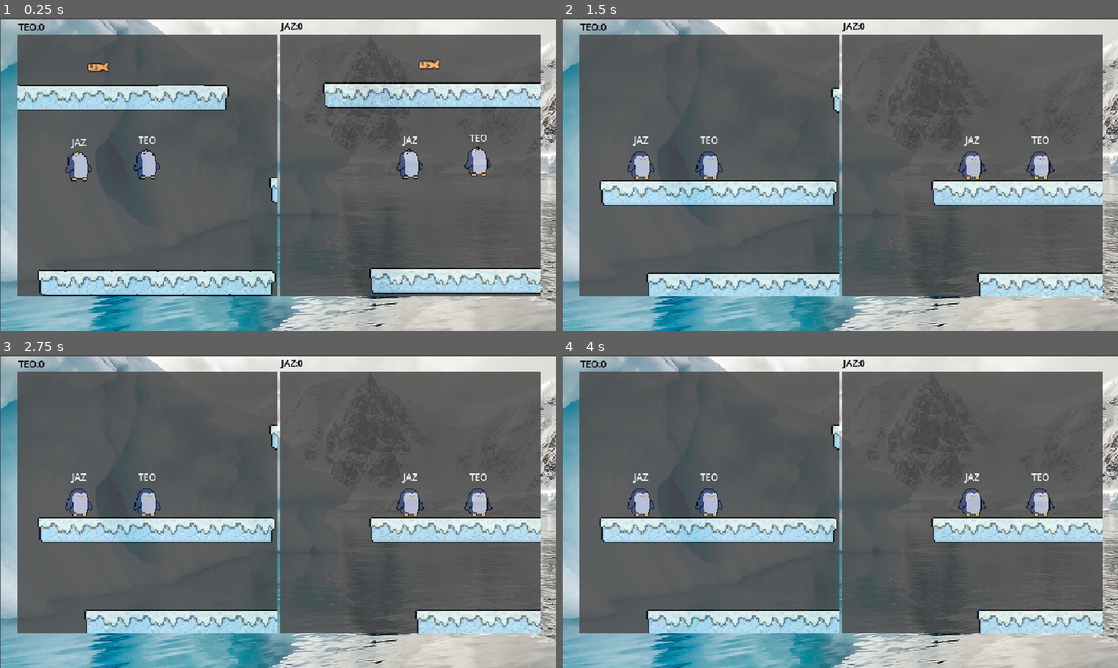
Above: before the commit, frames 1-4 (two rows, left to right).
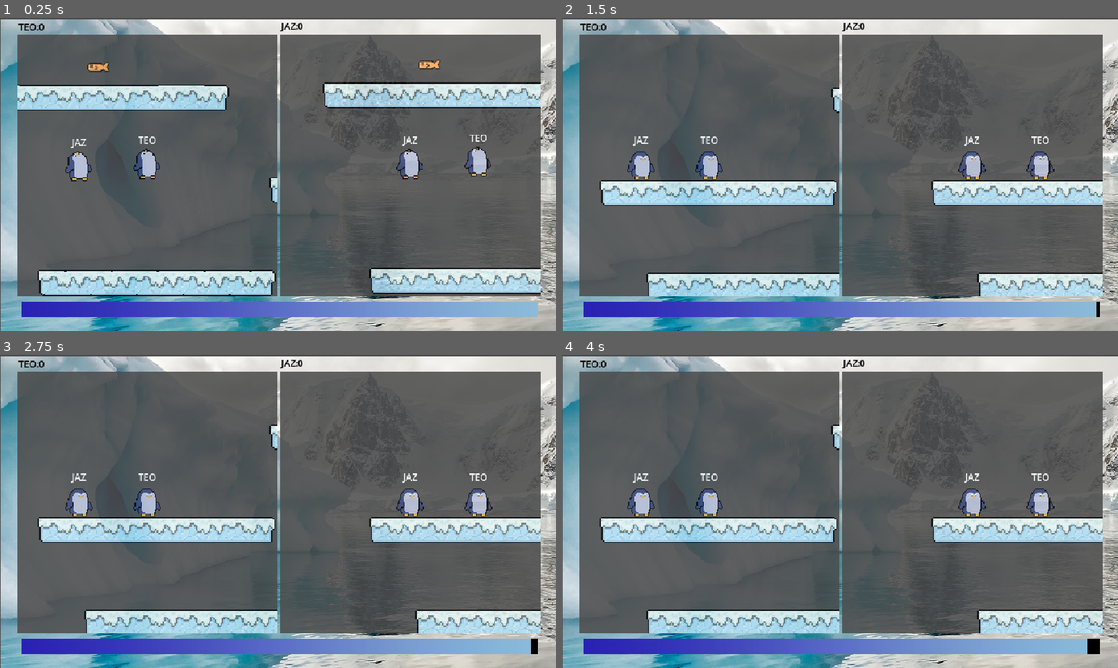
Above: after the commit, the same moments.

Repository: TeoSapo/InsanePenguins
Game: Godot game, scene res://Escenas/Nivel1.tscn
The game is run twice, just before and just after one commit, with the same random seed, the same clock (stepped at 60 frames per second) and the same inputs.
Inputs:
- Up to frame 1 (0.25 s): no input
- Up to frame 2 (1.5 s): tap Enter at 1.25 s
- Up to frame 3 (2.75 s): tap Space at 2 s
- Up to frame 4 (4 s): tap Enter at 2.75 s; tap Space at 3.5 s

The runs differ from the first frame. In frame 1, 4.5% of the frame differs, in the area x 3-97%, y 90-96%; in frame 2, 4.5%; in frame 3, 4.5%; in frame 4, 4.5%.

Commit message:
agregado Timer
timer

Diff:
--- a/Escenas/Nivel1.tscn
+++ b/Escenas/Nivel1.tscn
@@ -2,11 +2,15 @@
 
 [ext_resource type="Script" uid="uid://p01d0v16yepg" path="res://Scripts/Nivel1.gd" id="1_5v3ay"]
 [ext_resource type="Texture2D" uid="uid://b607kb361my65" path="res://Assets/Imagenes/Fondo.jpg" id="2_nl0sm"]
+[ext_resource type="PackedScene" uid="uid://becljr1j33h6g" path="res://Escenas/tiempo.tscn" id="2_xs5ry"]
 [ext_resource type="PackedScene" uid="uid://dx1sve0sn6alr" path="res://Escenas/dibujo_nivel.tscn" id="3_xs5ry"]
 [ext_resource type="PackedScene" uid="uid://bsu2on7jwpvxa" path="res://Escenas/Player.tscn" id="4_oc4j7"]
 
 [node name="Nivel1" type="Node2D" unique_id=1405768944]
 script = ExtResource("1_5v3ay")
+
+[node name="TimerNivel" type="Timer" parent="." unique_id=3452506]
+autostart = true
 
 [node name="Fondo" type="TextureRect" parent="." unique_id=1890496254]
 offset_left = 2.0
@@ -71,3 +75,12 @@
 colorvisible = Color(0.18010753, 0.658579, 0.07534861, 1)
 
 [node name="Camera2D" type="Camera2D" parent="HBoxContainer/VentanaP2/SubViewport/Player2" unique_id=287443466]
+
+[node name="TiempoJuego" parent="." unique_id=329250897 instance=ExtResource("2_xs5ry")]
+offset_left = 37.000004
+offset_top = 489.0
+offset_right = 37.000004
+offset_bottom = 489.0
+scale = Vector2(3.480001, 26.36)
+
+[connection signal="timeout" from="TimerNivel" to="." method="_on_timer_nivel_timeout"]
--- /dev/null
+++ b/Escenas/tiempo.tscn
@@ -0,0 +1,30 @@
+[gd_scene format=3 uid="uid://becljr1j33h6g"]
+
+[sub_resource type="Gradient" id="Gradient_i0tng"]
+offsets = PackedFloat32Array(0, 0.33766234, 0.6753247, 1)
+colors = PackedColorArray(1, 0, 0, 1, 0.43562716, 2.3702321e-05, 0.0005270938, 1, 0.14935112, 3.5725236e-05, 0.00079446024, 1, 5.605658e-07, 4.1997606e-05, 0.00093394564, 1)
+
+[sub_resource type="GradientTexture1D" id="GradientTexture1D_i0tng"]
+gradient = SubResource("Gradient_i0tng")
+
+[sub_resource type="Gradient" id="Gradient_nl0sm"]
+interpolation_mode = 2
+colors = PackedColorArray(0.16078432, 0.12941177, 0.7058824, 1, 0.5497061, 0.7318979, 0.84761715, 1)
+metadata/_snap_count = 2
+
+[sub_resource type="GradientTexture1D" id="GradientTexture1D_xs5ry"]
+gradient = SubResource("Gradient_nl0sm")
+
+[node name="TiempoJuego" type="Control" unique_id=329250897]
+layout_mode = 3
+anchors_preset = 0
+
+[node name="Tiempo" type="TextureProgressBar" parent="." unique_id=259365716]
+layout_mode = 0
+offset_right = 256.0
+offset_bottom = 1.0
+size_flags_horizontal = 0
+step = 0.01
+value = 100.0
+texture_under = SubResource("GradientTexture1D_i0tng")
+texture_progress = SubResource("GradientTexture1D_xs5ry")
--- a/Scripts/Nivel1.gd
+++ b/Scripts/Nivel1.gd
@@ -2,6 +2,7 @@
 
 @onready var p1_score: Label = $P1Score
 @onready var p2_score: Label = $P2Score
+@onready var tiempo_juego: Node = $TiempoJuego/Tiempo
 
 func _ready():
 
@@ -14,6 +15,13 @@
 	actualizar_puntos()
 	InsanePenguins.Actualizar_Score.connect(actualizar_puntos)
 
+
 func actualizar_puntos():
 	p1_score.text=InsanePenguins.P1Name+":"+str(InsanePenguins.P1Score)
 	p2_score.text=InsanePenguins.P2Name+":"+str(InsanePenguins.P2Score)
+
+
+func _on_timer_nivel_timeout() -> void:
+	tiempo_juego.value -= 0.6
+	print(tiempo_juego.value)
+	pass # Replace with function body.
